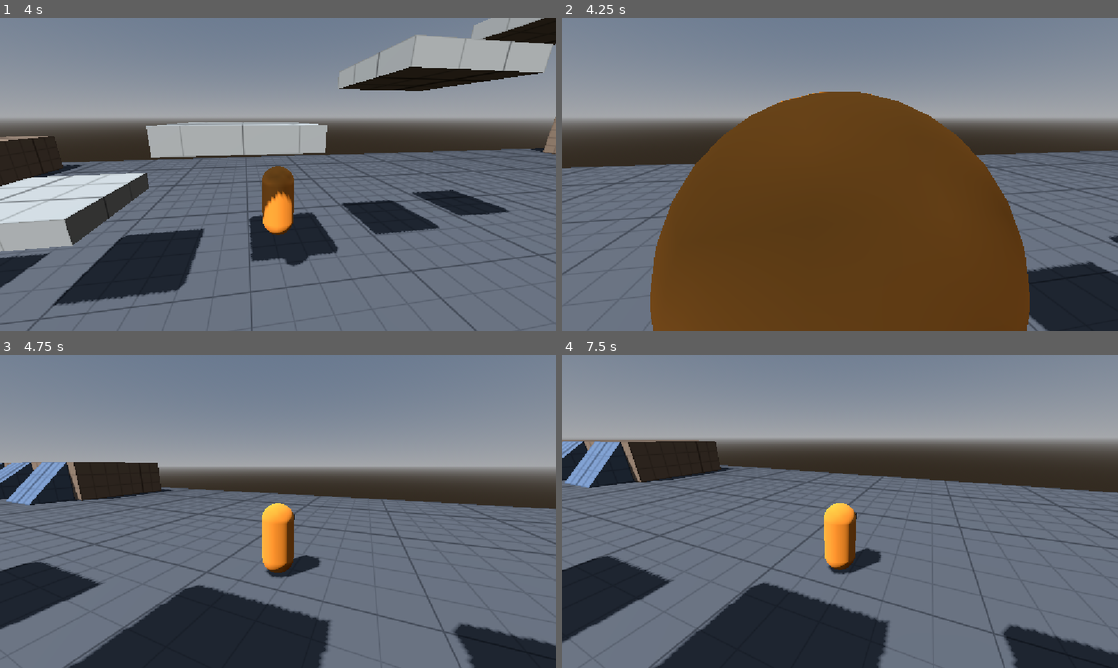
Above: before the commit, frames 1-4 (two rows, left to right).
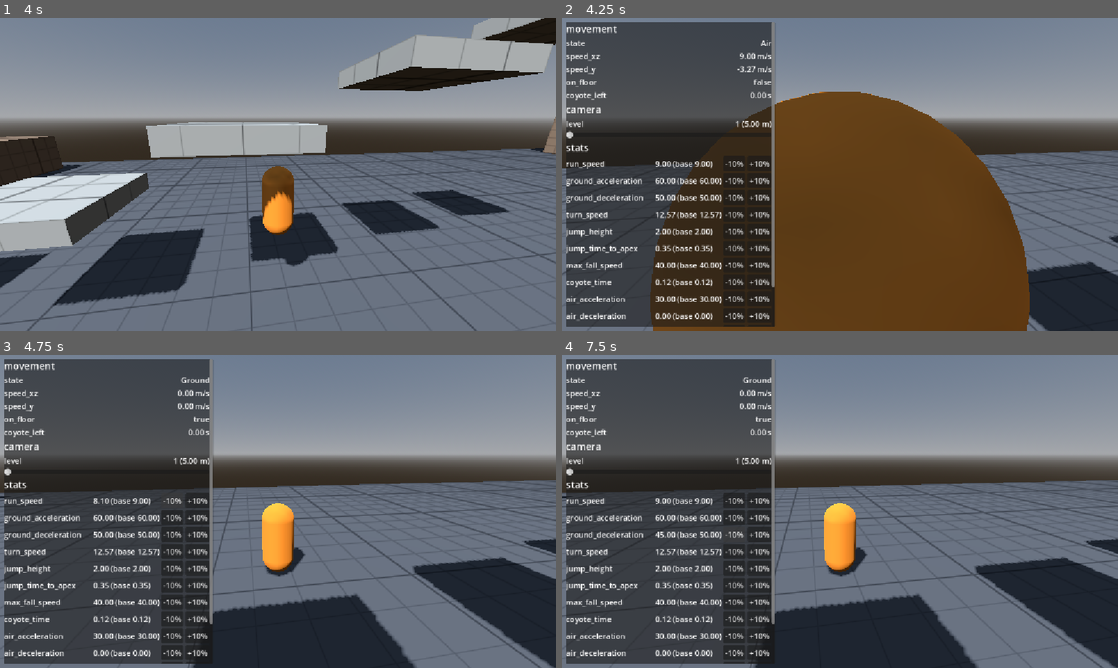
Above: after the commit, the same moments.

Repository: UriBokchoi/BroGuild
Game: Godot game, scene res://levels/test_gym/test_gym.tscn
Same seed, same stepped clock (60 frames per second), same inputs: the game is played once before the commit and once after it.
Inputs (mouse positions are in pixels of both pictures, inside the frame that each line leads up to):
- Up to frame 1 (4 s): tap Enter at 0.5 s; move the mouse to (305, 174) at 0.52 s; hold W (move_forward) from 0.53 s (still down); tap Ctrl (slide) at 0.6, 1.55, 3.05 s; click (305, 174) at 0.67 s; tap Space (jump) at 0.77, 0.8, 1.07, 1.35, 1.52, 1.82, 2.3, 3.02, 3.32, 3.77, 3.8 s; move the mouse to (250, 174) at 1.27 s; move the mouse to (289, 168) at 2.02 s; tap Shift (dash) at 2.1 s; move the mouse to (272, 180) at 2.77 s; tap E (interact) at 2.85 s; click (272, 180) at 2.92 s; move the mouse to (316, 177) at 3.52 s; tap Tab (show_stats) at 3.6 s
- Up to frame 2 (4.25 s): keep holding W (move_forward); tap Space (jump) at 4.07 s; tap F3 (toggle_debug) at 4.15 s
- Up to frame 3 (4.75 s): release W (move_forward) at 4.25 s; click (172, 502) at 4.25 s, where only the run after the commit has a clickable "-10%"
- Up to frame 4 (7.5 s): click (762, 502) at 5 s, where only the run after the commit has a clickable "+10%"; click (734, 517) at 5.75 s, where only the run after the commit has a clickable "-10%"; click (762, 517) at 6.5 s, where only the run after the commit has a clickable "+10%"; click (734, 533) at 7.25 s, where only the run after the commit has a clickable "-10%"

Frame 1 is identical in both runs. In frame 2, 34% of the frame differs, in the area x 0-39%, y 1-99%; in frame 3, 51%; in frame 4, 52%, in the area x 0-100%, y 1-100%.

Commit message:
feat(debug): añade el panel de depuración con F3
Secciones de movimiento (estado, velocidades, suelo, coyote), cámara
(deslizador de nivel) y stats (todas, con su base y botones ±10 % que
aplican modificadores como una mejora). Cada sistema añade su sección
como un DebugSection hijo, sin tocar el panel. Solo en builds de
depuración.

Co-Authored-By: Claude Opus 5.5 <noreply@anthropic.com>

Diff:
--- a/levels/test_gym/test_gym.tscn
+++ b/levels/test_gym/test_gym.tscn
@@ -7,6 +7,7 @@
 [ext_resource type="Material" path="res://levels/test_gym/materials/greybox_marker.tres" id="5_alsl7"]
 [ext_resource type="Script" path="res://ui/mouse_capture.gd" id="6_mouse"]
 [ext_resource type="PackedScene" path="res://entities/player/player.tscn" id="7_player"]
+[ext_resource type="PackedScene" path="res://ui/debug/debug_panel.tscn" id="8_debug"]
 
 [sub_resource type="ProceduralSkyMaterial" id="ProceduralSkyMaterial_lgb4e"]
 
@@ -35,6 +36,9 @@
 
 [node name="Player" parent="." instance=ExtResource("7_player")]
 
+[node name="DebugPanel" parent="." node_paths=PackedStringArray("player") instance=ExtResource("8_debug")]
+player = NodePath("../Player")
+
 [node name="Geometry" type="Node3D" parent="." unique_id=361505001]
 
 [node name="Floor" type="CSGBox3D" parent="Geometry" unique_id=1523250139]
--- /dev/null
+++ b/tests/integration/ui/debug/test_debug_panel.gd
@@ -0,0 +1,54 @@
+extends GutTest
+## Panel de depuración: F3 lo muestra y lo oculta, y sus secciones actúan sobre el jugador.
+
+const PlayerScene := preload("res://entities/player/player.tscn")
+const PanelScene := preload("res://ui/debug/debug_panel.tscn")
+
+var _player: Player
+var _panel: DebugPanel
+
+
+func before_each() -> void:
+	_player = PlayerScene.instantiate() as Player
+	add_child_autofree(_player)
+	_panel = PanelScene.instantiate() as DebugPanel
+	_panel.player = _player
+	add_child_autofree(_panel)
+
+
+func test_starts_hidden_and_f3_toggles_it() -> void:
+	assert_false(_panel.visible)
+	_panel._unhandled_input(_press(InputActions.TOGGLE_DEBUG))
+	assert_true(_panel.visible)
+	_panel._unhandled_input(_press(InputActions.TOGGLE_DEBUG))
+	assert_false(_panel.visible)
+
+
+func test_refreshes_every_section_while_visible() -> void:
+	_panel._unhandled_input(_press(InputActions.TOGGLE_DEBUG))
+	await wait_process_frames(3)
+	assert_true(_panel.visible, "sin errores al refrescar las secciones")
+
+
+func test_stat_buttons_change_player_stats_like_an_upgrade() -> void:
+	var section := _panel.get_node(^"%Sections/Stats") as StatsDebugSection
+	var base := _player.stats.get_base(&"run_speed")
+	section.nudge(&"run_speed", 1)
+	section.nudge(&"run_speed", 1)
+	var move := _player.stats.get_resolved(MovementData) as MovementData
+	assert_almost_eq(move.run_speed, base * (1.0 + 2.0 * section.percent_step), 1e-6)
+	section.reset()
+	assert_almost_eq(move.run_speed, base, 1e-6, "reset quita los modificadores del panel")
+
+
+func test_level_slider_moves_the_camera_level() -> void:
+	var section := _panel.get_node(^"%Sections/Camera") as CameraDebugSection
+	section.set_level(50)
+	assert_eq(_player.input.camera.level, 50)
+
+
+func _press(action: StringName) -> InputEventAction:
+	var event := InputEventAction.new()
+	event.action = action
+	event.pressed = true
+	return event
--- /dev/null
+++ b/ui/debug/debug_panel.gd
@@ -0,0 +1,45 @@
+class_name DebugPanel
+extends CanvasLayer
+## Panel de depuración: F3 ([constant InputActions.TOGGLE_DEBUG]) lo muestra u oculta. Cada
+## sistema añade su bloque como un [DebugSection] hijo de [code]%Sections[/code], sin tocar este
+## script. Solo existe en builds de depuración.
+
+## Jugador que se depura; cada sección toma de él lo que necesita.
+@export var player: Player
+
+@onready var _sections: Container = %Sections
+
+
+func _ready() -> void:
+	if not OS.is_debug_build():
+		queue_free()
+		return
+	for section: DebugSection in _get_sections():
+		section.setup(player)
+	_set_shown(false)
+
+
+func _unhandled_input(event: InputEvent) -> void:
+	if event.is_action_pressed(InputActions.TOGGLE_DEBUG):
+		_set_shown(not visible)
+		get_viewport().set_input_as_handled()
+
+
+func _process(_delta: float) -> void:
+	for section: DebugSection in _get_sections():
+		section.refresh()
+
+
+func _set_shown(shown: bool) -> void:
+	visible = shown
+	# Solo se actualiza mientras se ve.
+	set_process(shown)
+
+
+func _get_sections() -> Array[DebugSection]:
+	var sections: Array[DebugSection] = []
+	for child: Node in _sections.get_children():
+		var section := child as DebugSection
+		if section:
+			sections.append(section)
+	return sections
--- /dev/null
+++ b/ui/debug/debug_panel.tscn
@@ -0,0 +1,40 @@
+[gd_scene format=3]
+
+[ext_resource type="Script" path="res://ui/debug/debug_panel.gd" id="1_panel"]
+[ext_resource type="Script" path="res://ui/debug/sections/movement_debug_section.gd" id="2_movement"]
+[ext_resource type="Script" path="res://ui/debug/sections/camera_debug_section.gd" id="3_camera"]
+[ext_resource type="Script" path="res://ui/debug/sections/stats_debug_section.gd" id="4_stats"]
+
+[node name="DebugPanel" type="CanvasLayer"]
+layer = 100
+script = ExtResource("1_panel")
+
+[node name="Panel" type="PanelContainer" parent="."]
+anchors_preset = 9
+anchor_bottom = 1.0
+offset_left = 8.0
+offset_top = 8.0
+offset_right = 440.0
+offset_bottom = -8.0
+grow_vertical = 2
+
+[node name="Scroll" type="ScrollContainer" parent="Panel"]
+layout_mode = 2
+horizontal_scroll_mode = 0
+
+[node name="Sections" type="VBoxContainer" parent="Panel/Scroll"]
+unique_name_in_owner = true
+layout_mode = 2
+size_flags_horizontal = 3
+
+[node name="Movement" type="VBoxContainer" parent="Panel/Scroll/Sections"]
+layout_mode = 2
+script = ExtResource("2_movement")
+
+[node name="Camera" type="VBoxContainer" parent="Panel/Scroll/Sections"]
+layout_mode = 2
+script = ExtResource("3_camera")
+
+[node name="Stats" type="VBoxContainer" parent="Panel/Scroll/Sections"]
+layout_mode = 2
+script = ExtResource("4_stats")
--- /dev/null
+++ b/ui/debug/debug_section.gd
@@ -0,0 +1,49 @@
+@abstract
+class_name DebugSection
+extends VBoxContainer
+## Bloque del panel de depuración. Cada sistema añade el suyo como hijo de las secciones del
+## panel, sin tocar [DebugPanel]. Muestra nombres internos (stats, estados) a propósito: es una
+## herramienta de desarrollo y no se traduce.
+
+
+## Recibe al jugador, del que sale todo lo que se depura por ahora. Se llama una vez.
+@abstract func setup(player: Player) -> void
+
+
+## Actualiza lo que muestra. Se llama cada frame mientras el panel está visible.
+func refresh() -> void:
+	pass
+
+
+## Añade el título del bloque.
+func add_title(text: String) -> void:
+	var title := make_label(text)
+	title.theme_type_variation = &"HeaderSmall"
+	add_child(title)
+
+
+## Añade una fila «nombre: valor» y devuelve la etiqueta del valor para actualizarla.
+func add_value_row(row_name: String) -> Label:
+	var row := HBoxContainer.new()
+	var name_label := make_label(row_name)
+	name_label.size_flags_horizontal = Control.SIZE_EXPAND_FILL
+	row.add_child(name_label)
+	var value_label := make_label("")
+	row.add_child(value_label)
+	add_child(row)
+	return value_label
+
+
+func make_label(text: String) -> Label:
+	var label := Label.new()
+	label.text = text
+	return label
+
+
+## Botón que no coge el foco: así Espacio sigue saltando en vez de pulsarlo.
+func make_button(text: String, action: Callable) -> Button:
+	var button := Button.new()
+	button.text = text
+	button.focus_mode = Control.FOCUS_NONE
+	button.pressed.connect(action)
+	return button
--- /dev/null
+++ b/ui/debug/sections/camera_debug_section.gd
@@ -0,0 +1,32 @@
+class_name CameraDebugSection
+extends DebugSection
+## Nivel de la cámara: un deslizador para probar cuánto se aleja con el nivel. Va de 1 al
+## último nivel de la curva de distancia.
+
+var _camera: CameraRig
+var _level: Label
+
+
+func setup(player: Player) -> void:
+	_camera = player.input.camera
+	add_title("camera")
+	_level = add_value_row("level")
+	var slider := HSlider.new()
+	var curve := _camera.data.distance_by_level
+	slider.min_value = 1.0
+	slider.max_value = curve.max_domain if curve else 1.0
+	slider.step = 1.0
+	slider.value = _camera.level
+	# Sin foco, para que las flechas o Espacio no lo muevan.
+	slider.focus_mode = Control.FOCUS_NONE
+	slider.value_changed.connect(func(value: float) -> void: set_level(roundi(value)))
+	add_child(slider)
+
+
+func refresh() -> void:
+	_level.text = "%d (%.2f m)" % [_camera.level, _camera.data.distance_at(_camera.level)]
+
+
+## Pone la cámara en el nivel [param level].
+func set_level(level: int) -> void:
+	_camera.level = level
--- /dev/null
+++ b/ui/debug/sections/movement_debug_section.gd
@@ -0,0 +1,29 @@
+class_name MovementDebugSection
+extends DebugSection
+## Movimiento del jugador: estado activo, velocidad horizontal y vertical, suelo y coyote time.
+
+var _player: Player
+var _state: Label
+var _speed: Label
+var _vertical_speed: Label
+var _on_floor: Label
+var _coyote: Label
+
+
+func setup(player: Player) -> void:
+	_player = player
+	add_title("movement")
+	_state = add_value_row("state")
+	_speed = add_value_row("speed_xz")
+	_vertical_speed = add_value_row("speed_y")
+	_on_floor = add_value_row("on_floor")
+	_coyote = add_value_row("coyote_left")
+
+
+func refresh() -> void:
+	var velocity := _player.velocity
+	_state.text = String(_player.movement.current.name)
+	_speed.text = "%.2f m/s" % Vector2(velocity.x, velocity.z).length()
+	_vertical_speed.text = "%.2f m/s" % velocity.y
+	_on_floor.text = str(_player.is_on_floor())
+	_coyote.text = "%.2f s" % _player.context.coyote_left
--- /dev/null
+++ b/ui/debug/sections/stats_debug_section.gd
@@ -0,0 +1,45 @@
+class_name StatsDebugSection
+extends DebugSection
+## Todas las stats del jugador, con su valor y su base, y botones que les aplican
+## modificadores en % como haría una mejora. «reset» quita los que ha puesto este panel.
+## Una stat nueva aparece aquí sola.
+
+## Porcentaje que suma o resta cada botón (0.1 = 10 %).
+@export_range(0.01, 1.0, 0.01) var percent_step: float = 0.1
+
+var _stats: StatsComponent
+var _values: Dictionary[StringName, Label] = {}
+
+
+func setup(player: Player) -> void:
+	_stats = player.stats
+	add_title("stats")
+	var grid := GridContainer.new()
+	grid.columns = 4
+	var step_percent := roundi(percent_step * 100.0)
+	for stat: StringName in _stats.get_stats():
+		var name_label := make_label(stat)
+		name_label.size_flags_horizontal = Control.SIZE_EXPAND_FILL
+		grid.add_child(name_label)
+		_values[stat] = make_label("")
+		grid.add_child(_values[stat])
+		grid.add_child(make_button("%+d%%" % -step_percent, nudge.bind(stat, -1)))
+		grid.add_child(make_button("%+d%%" % step_percent, nudge.bind(stat, 1)))
+	add_child(grid)
+	add_child(make_button("reset", reset))
+
+
+func refresh() -> void:
+	for stat: StringName in _values:
+		_values[stat].text = "%.2f (base %.2f)" % [_stats.get_value(stat), _stats.get_base(stat)]
+
+
+## Aplica a [param stat] un modificador de ±[member percent_step], como haría una mejora.
+func nudge(stat: StringName, direction: int) -> void:
+	var modifier := StatModifier.create(stat, StatModifier.Kind.PERCENT, percent_step * direction)
+	_stats.add_modifier(modifier, self)
+
+
+## Quita todos los modificadores que ha puesto este panel.
+func reset() -> void:
+	_stats.remove_modifiers_from(self)
Not shown, added: tests/integration/ui/debug/test_debug_panel.gd.uid
Not shown, added: ui/debug/debug_panel.gd.uid
Not shown, added: ui/debug/debug_section.gd.uid
Not shown, added: ui/debug/sections/camera_debug_section.gd.uid
Not shown, added: ui/debug/sections/movement_debug_section.gd.uid
Not shown, added: ui/debug/sections/stats_debug_section.gd.uid
